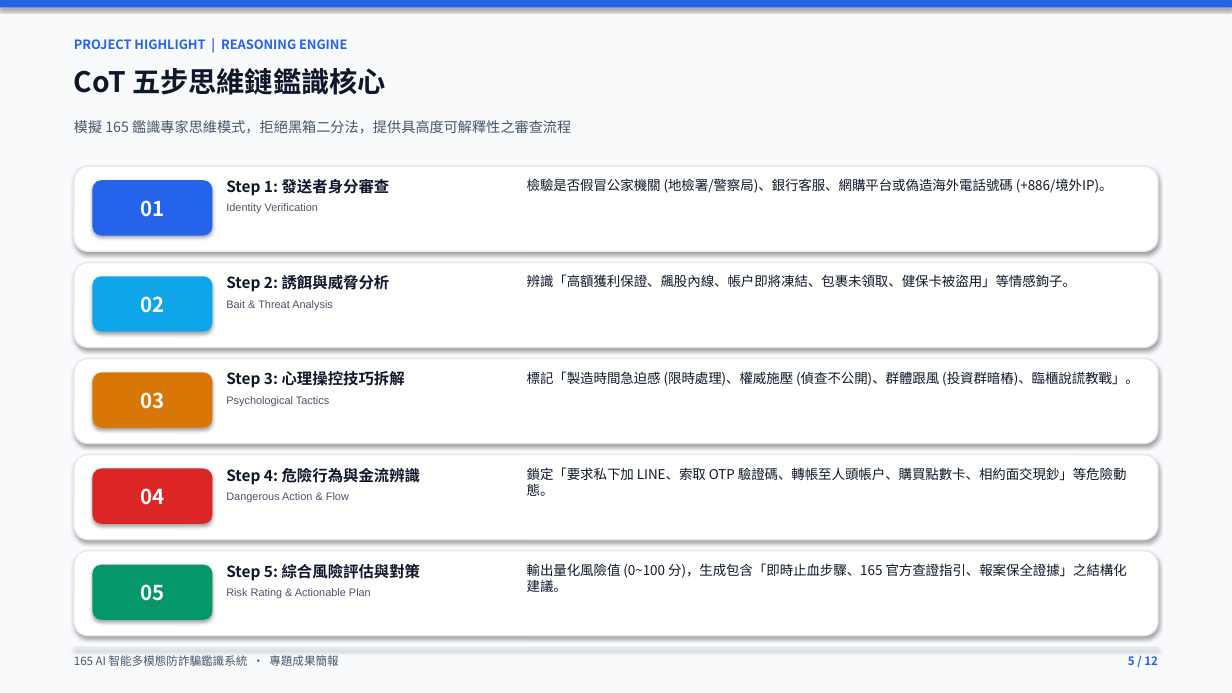
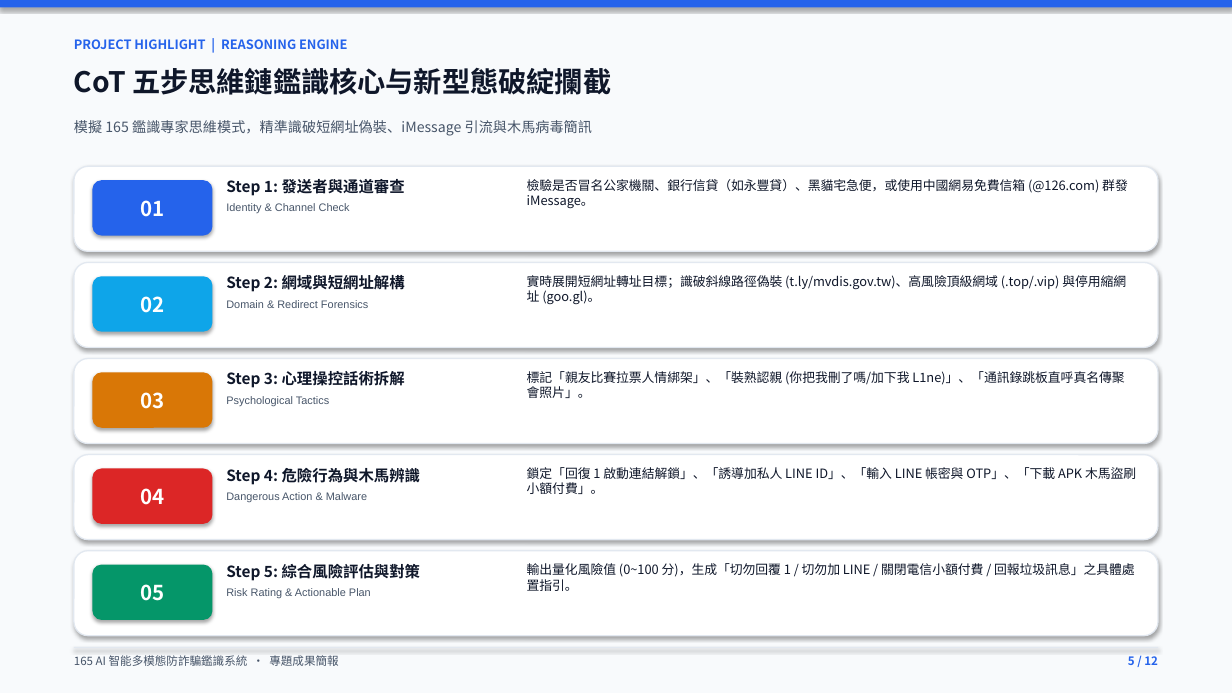
Before and after one commit to alex0647-star/165-anti-scam-ai, a slide deck: slide 5 of 165_AI智能多模態防詐騙鑑識系統_專題簡報.pptx. Drawn at 1232x693 pixels with LibreOffice and Linux fonts; fonts in the diff are those of the drawing. Boxes give left, top, right and bottom in pixels: in the first picture for what was removed or moved away, otherwise in the second. Text is boxed around its words. In the diff, an @@ line names an element or a change of style, - is before the commit and + after.

Commit message:
更新 165 AI 專題簡報、LINE 官方機器人伺服器與相關實測成果

```diff
--- a/165_AI智能多模態防詐騙鑑識系統_專題簡報.pptx
+++ b/165_AI智能多模態防詐騙鑑識系統_專題簡報.pptx
@@ text at bbox=[74, 68, 611, 95]: text changed @@
-CoT 五步思維鏈鑑識核心
+CoT 五步思維鏈鑑識核心与新型態破綻攔截
@@ text at bbox=[74, 120, 592, 136]: text changed @@
-模擬 165 鑑識專家思維模式，拒絕黑箱二分法，提供具高度可解釋性之審查流程
+模擬 165 鑑識專家思維模式，精準識破短網址偽裝、iMessage 引流與木馬病毒簡訊
@@ text at bbox=[226, 177, 405, 213]: text changed @@
-Step 1: 發送者身分審查
-Identity Verification
+Step 1: 發送者與通道審查
+Identity & Channel Check
@@ text at bbox=[527, 179, 1128, 208]: text changed; size 10.5 to 10 pt @@
-檢驗是否假冒公家機關 (地檢署/警察局)、銀行客服、網購平台或偽造海外電話號碼 (+886/境外IP)。
+檢驗是否冒名公家機關、銀行信貸（如永豐貸）、黑貓宅急便，或使用中國網易免費信箱 (@126.com) 群發 iMessage。
@@ text at bbox=[226, 273, 405, 308]: text changed @@
-Step 2: 誘餌與威脅分析
-Bait & Threat Analysis
+Step 2: 網域與短網址解構
+Domain & Redirect Forensics
@@ text at bbox=[527, 275, 1126, 304]: text changed; size 10.5 to 10 pt @@
-辨識「高額獲利保證、飆股內線、帳戶即將凍結、包裹未領取、健保卡被盜用」等情感鉤子。
+實時展開短網址轉址目標；識破斜線路徑偽裝 (t.ly/mvdis.gov.tw)、高風險頂級網域 (.top/.vip) 與停用縮網址 (goo.gl)。
@@ text at bbox=[226, 371, 405, 388]: text changed @@
-Step 3: 心理操控技巧拆解
+Step 3: 心理操控話術拆解
@@ text at bbox=[527, 371, 1124, 398]: text changed; size 10.5 to 10 pt @@
-標記「製造時間急迫感 (限時處理)、權威施壓 (偵查不公開)、群體跟風 (投資群暗樁)、臨櫃說謊教戰」。
+標記「親友比賽拉票人情綁架」、「裝熟認親 (你把我刪了嗎/加下我 L1ne)」、「通訊錄跳板直呼真名傳聚會照片」。
@@ text at bbox=[226, 468, 420, 502]: text changed @@
-Step 4: 危險行為與金流辨識
-Dangerous Action & Flow
+Step 4: 危險行為與木馬辨識
+Dangerous Action & Malware
@@ text at bbox=[527, 467, 1136, 494]: text changed; size 10.5 to 10 pt @@
-鎖定「要求私下加 LINE、索取 OTP 驗證碼、轉帳至人頭帳戶、購買點數卡、相約面交現鈔」等危險動態。
+鎖定「回復 1 啟動連結解鎖」、「誘導加私人 LINE ID」、「輸入 LINE 帳密與 OTP」、「下載 APK 木馬盜刷小額付費」。
@@ text at bbox=[527, 563, 1135, 591]: text changed; size 10.5 to 10 pt @@
-輸出量化風險值 (0~100 分)，生成包含「即時止血步驟、165 官方查證指引、報案保全證據」之結構化建議。
+輸出量化風險值 (0~100 分)，生成「切勿回覆 1 / 切勿加 LINE / 關閉電信小額付費 / 回報垃圾訊息」之具體處置指引。
```
Also in this commit, not shown: 11 other slides changed, 3 other files.
